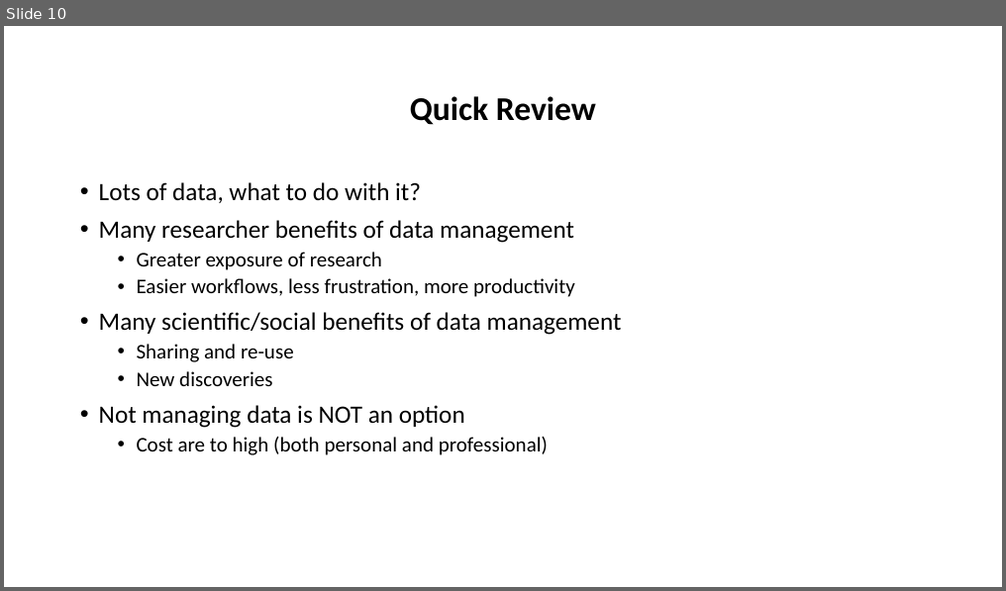
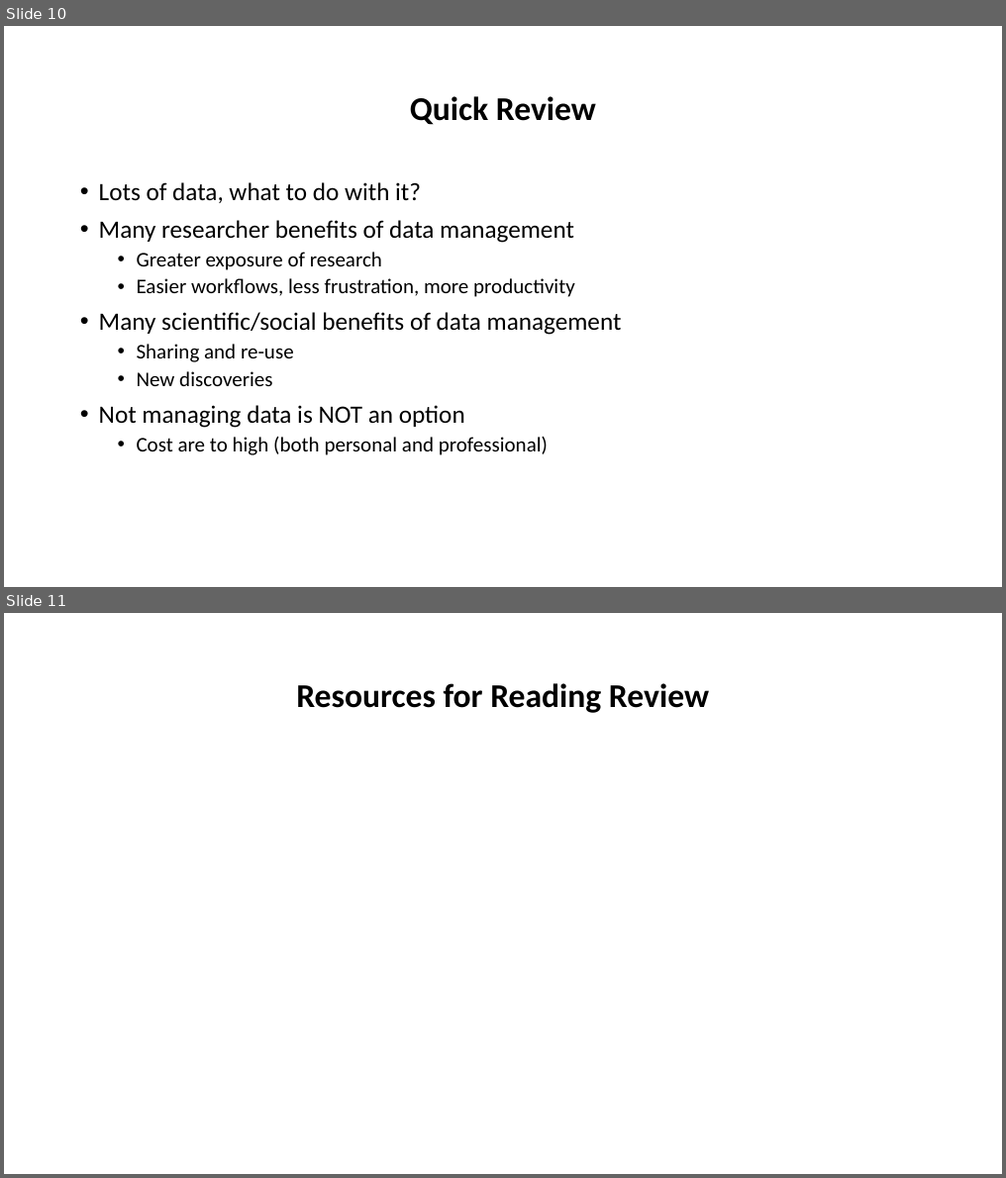
Before and after one commit to tibbben/teaching.data.literacy, a slide deck: UM_DataManagementClass/Lessons/01/01_secondMeeting.pptx. Shown one above the other, each under a label of ours: slide 10 before the commit, slides 10 and 11 after it. The pictures are 1006x591 and 1006x1178 pixels, drawn with LibreOffice and Linux fonts; fonts in the diff are those of the drawing. Boxes give left, top, right and bottom in pixels: in the first picture for what was removed or moved away, otherwise in the second. Text is boxed around its words. In the diff, an @@ line names an element or a change of style, - is before the commit and + after.

```diff
--- a/UM_DataManagementClass/Lessons/01/01_secondMeeting.pptx
+++ b/UM_DataManagementClass/Lessons/01/01_secondMeeting.pptx
@@ slide 11 added at <box>4,613,1002,1174</box>, background #FFFFFF @@
@@ title added at <box>296,683,709,713</box>, 32 pt, text #000000, bold @@
+Resources for Reading Review
```
Also in this commit, not shown: 9 other slides added, 1 other file.
